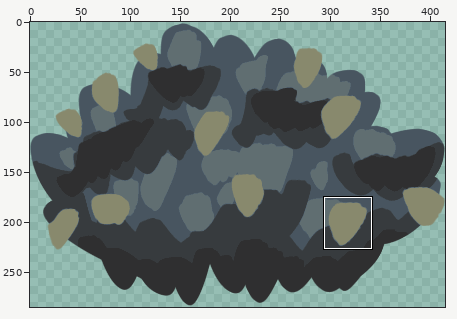
One commit to this sprite sheet: Assets/Sprites/Environment/Shrub 1.png. The picture above shows the old version from afar; the outline marks the close-up.
Close-up. The starting point:
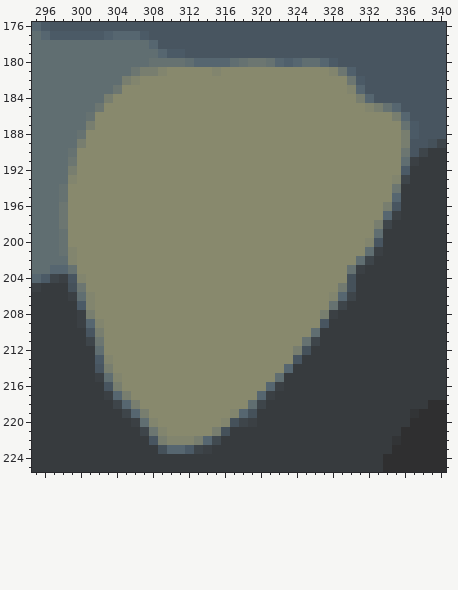
The file is 415x285 pixels. Pixels under 10% opacity are left out. Colours within 5 levels of each other are drawn and written as one. Shown: x 295..340, y 176..225. The commit also changed other parts of the picture, which this record leaves out.
After the commit:
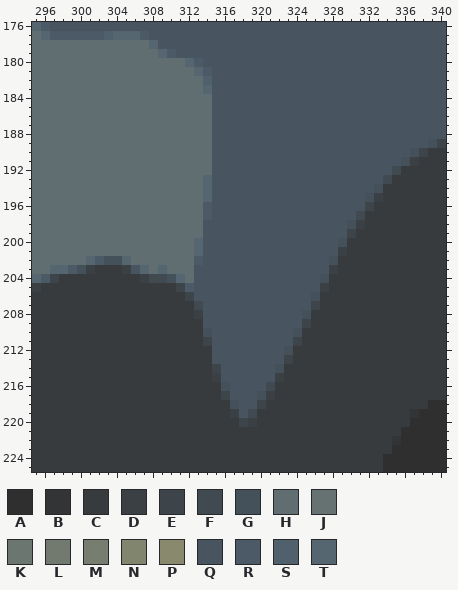
Palette (. is transparent): A #2f2f30  B #323436  C #373b3e  D #3b4044  E #3e454a  F #414a50  G #45515a  H #606e71  J #667271  K #6c7671  L #727a70  M #787e6f  N #82856e  P #88896d  Q #485560  R #4b5a66  S #50606c  T #566670
Edits made:
Changed rows in their new state; - is an unchanged pixel.
first column x 298:
179 -------------Q--------------------------
180 ----------HHHHTRQQQQQQQQQQQQQQQ---------
181 --------HHHHHHHTRQQQQQQQQQQQQQQQQ-------
182 -------HHHHHHHHHSQQQQQQQQQQQQQQQQQ------
183 ------HHHHHHHHHHTQQQQQQQQQQQQQQQQQ------
184 -----HHHHHHHHHHHHQQQQQQQQQQQQQQQQQQ-----
185 ----HHHHHHHHHHHHHQQQQQQQQQQQQQQQQQQQQQ--
186 ---HHHHHHHHHHHHHHQQQQQQQQQQQQQQQQQQQQQQ-
187 ---HHHHHHHHHHHHHHQQQQQQQQQQQQQQQQQQQQQQQ
188 --HHHHHHHHHHHHHHHQQQQQQQQQQQQQQQQQQQQQQQ
189 --HHHHHHHHHHHHHHHQQQQQQQQQQQQQQQQQQQQQQ-
190 -HHHHHHHHHHHHHHHHQQQQQQQQQQQQQQQQQQQQQQG
191 -HHHHHHHHHHHHHHHHQQQQQQQQQQQQQQQQQQQQQG-
192 -HHHHHHHHHHHHHHHHQQQQQQQQQQQQQQQQQQQQFC-
193 -HHHHHHHHHHHHHHHTQQQQQQQQQQQQQQQQQQQFCC-
194 HHHHHHHHHHHHHHHHTQQQQQQQQQQQQQQQQQQGCC--
195 HHHHHHHHHHHHHHHHTQQQQQQQQQQQQQQQQQGDCC--
196 HHHHHHHHHHHHHHHHRQQQQQQQQQQQQQQQQQECCC--
197 HHHHHHHHHHHHHHHHRQQQQQQQQQQQQQQQQFCCCC--
198 HHHHHHHHHHHHHHHHQQQQQQQQQQQQQQQQGDCCC---
199 HHHHHHHHHHHHHHHHQQQQQQQQQQQQQQQQECCC----
200 HHHHHHHHHHHHHHHTQQQQQQQQQQQQQQQGCCCC----
201 HHHHHHHHHHHHHHHTQQQQQQQQQQQQQQQDCCCC----
202 -HHTRGGTHHHHHHHRQQQQQQQQQQQQQQGCCCC-----
203 -RGDCCCDQTHTHHHQQQQQQQQQQQQQQQDCCC------
204 CCCCCCCCCDFFGTHQQQQQQQQQQQQQQGCCC-------
205 -CCCCCCCCCCCCERQQQQQQQQQQQQQQDCCC-------
206 -CCCCCCCCCCCCCEQQQQQQQQQQQQQGCCCC-------
207 --CCCCCCCCCCCCCFQQQQQQQQQQQQECCC--------
208 --CCCCCCCCCCCCCDQQQQQQQQQQQGCCC---------
209 --CCCCCCCCCCCCCCQQQQQQQQQQQECC----------
210 ---CCCCCCCCCCCCCGQQQQQQQQQGCC-----------
211 ---CCCCCCCCCCCCCEQQQQQQQQQECC-----------
212 ----CCCCCCCCCCCCCQQQQQQQQGCC------------
213 ----CCCCCCCCCCCCCQQQQQQQQEC-------------
214 ----CCCCCCCCCCCCCEQQQQQQGC--------------
215 ----CCCCCCCCCCCCCDQQQQQQD---------------
216 -----CCCCCCCCCCCCCGQQQQFC---------------
217 -----CCCCCCCCCCCCCEQQQG-----------------
218 ------CCCCCCCCCCCCCGQQ------------------
219 -------CCCCCCCCCCCCDQF------------------
220 --------CCCCCCCCCCCC--------------------
221 ---------CCCCCCCCCC---------------------
222 ----------CCCCCCCC----------------------
223 -----------CCCCCC-----------------------
Where, in picture pixels (left, top, right, bottom), the same in both close-ups:
changed: (59, 49, 419, 454)
